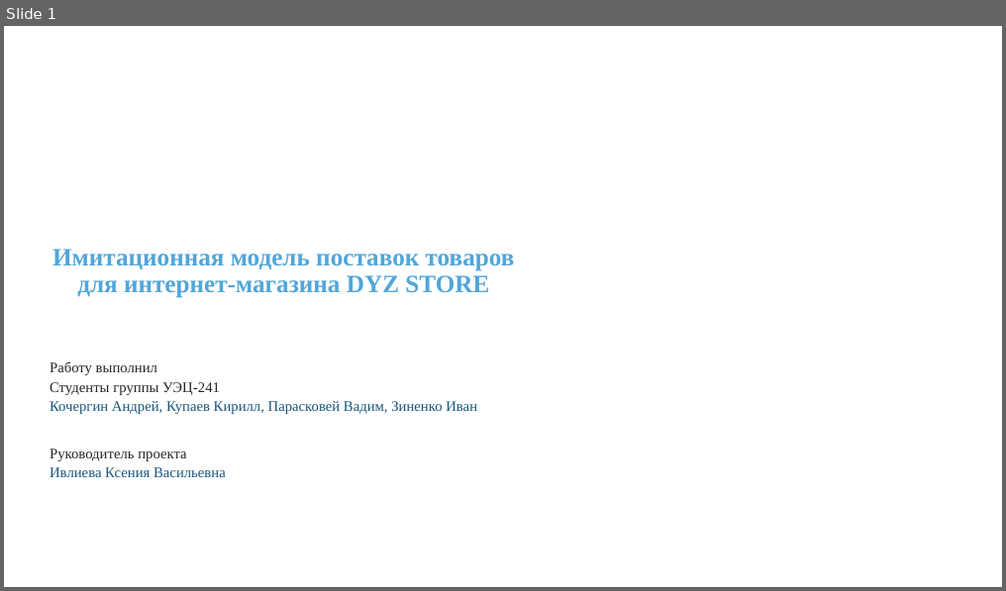
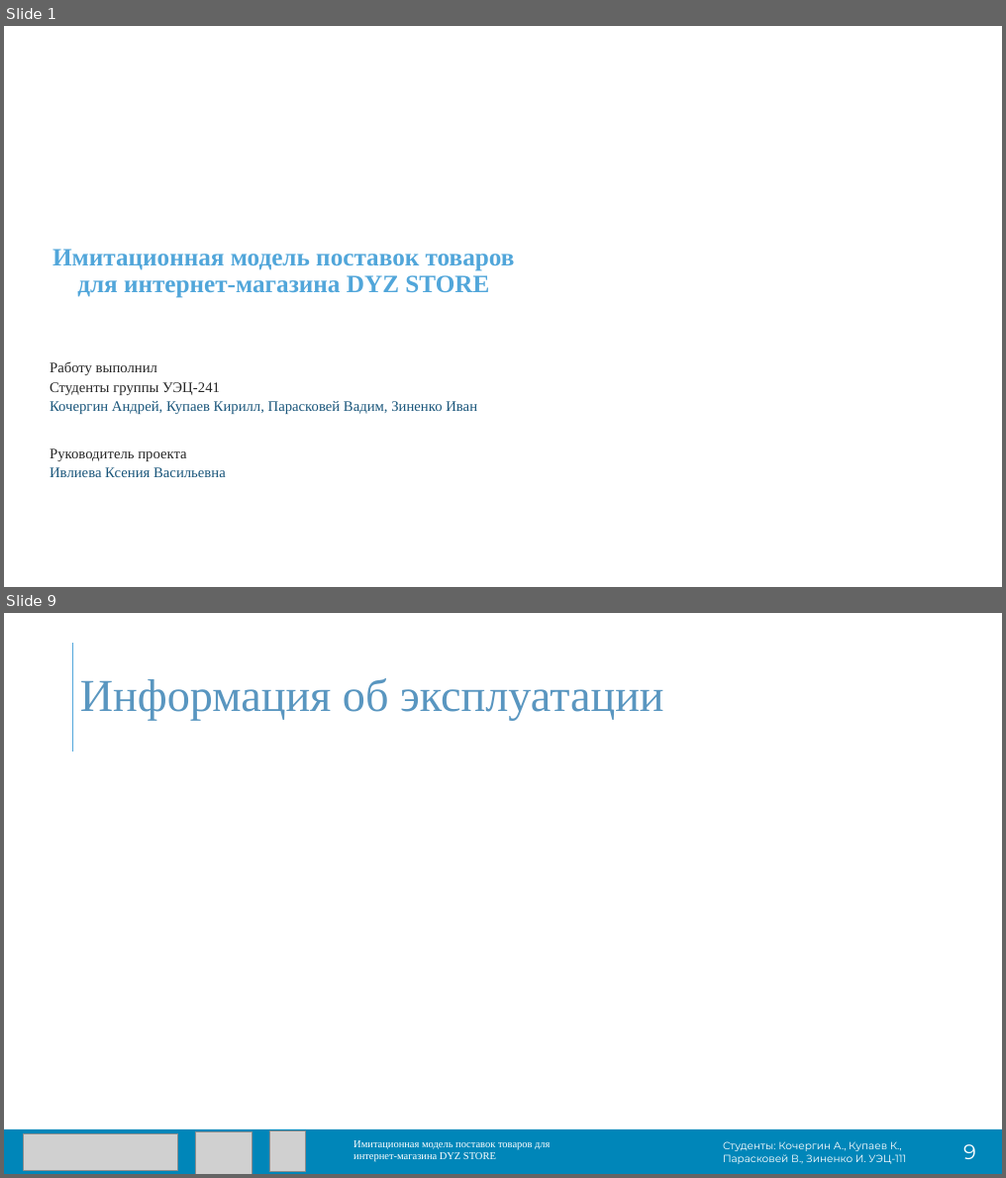
Before and after one commit to Exorser/DYZ-STORE, a slide deck: Postavki (1).pptx. Shown one above the other, each under a label of ours: slide 1 before the commit, slides 1 and 9 after it; the slides between them are not shown. The pictures are 1006x591 and 1006x1178 pixels, drawn with LibreOffice and Linux fonts; fonts in the diff are those of the drawing; grey boxes stand for pictures; background and template pictures are left out. Boxes give left, top, right and bottom in pixels: in the first picture for what was removed or moved away, otherwise in the second. Text is boxed around its words. In the diff, an @@ line names an element or a change of style, - is before the commit and + after.

```diff
--- a/Postavki (1).pptx
+++ b/Postavki (1).pptx
@@ slide 9 added at [4,613,1002,1174], background #FFFFFF @@
@@ line added from (73, 643) to (73, 752), #51A6DB 1 pt @@
@@ title added at [80,678,664,721], 44 pt, text #5996C0 @@
+Информация об эксплуатации
@@ rectangle added at [4,1130,1002,1174], fill #0086B9 @@
@@ picture added at [23,1134,177,1170] @@
@@ picture added at [196,1132,252,1174] @@
@@ picture added at [269,1131,305,1172] @@
@@ text added at [353,1141,549,1162], 10 pt, text #FFFFFF @@
+Имитационная модель поставок товаров для интернет-магазина DYZ STORE
@@ text added at [723,1142,906,1164], 10 pt, text #FFFFFF @@
+Студенты: Кочергин А., Купаев К., Парасковей В., Зиненко И. УЭЦ-111
@@ text added at [963,1145,976,1159], 20 pt, text #FFFFFF @@
+9
```
Also in this commit, not shown: 9 slides changed, 2 other slides added.
